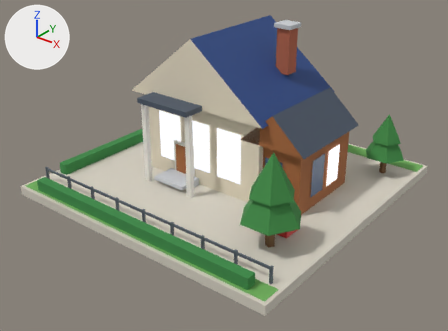
Two versions of the glTF model public/models/01.glb, one commit apart.
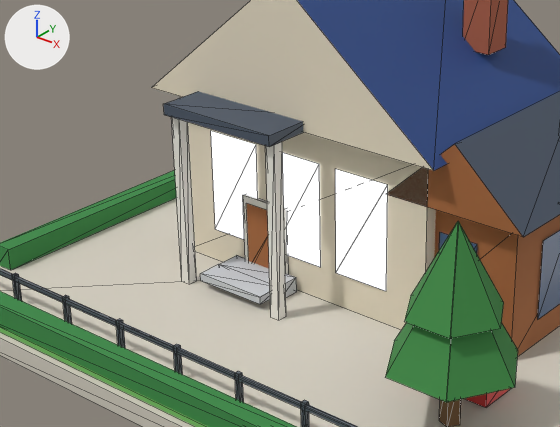
Each version appears first whole from a 50 mm lens placed at (1.133, -1.451, 0.959), pointed at (0.031, -0.075, 0.105), and next in a close-up on the part from 14% to 72% of the width and 15% to 75% of the height. The lights are fixed; the arrows at upper left show +X, +Y and +Z. The last two pictures show the newer version. The close-ups show mesh edges as thin lines. Vertices at exactly the same position are counted once.

In view in the first close-up: 'b01'.
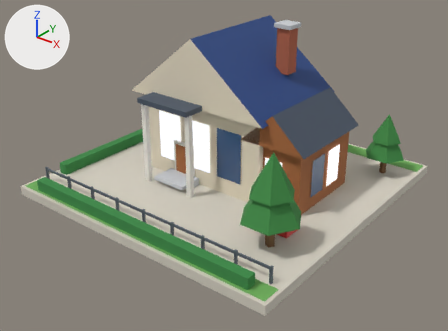
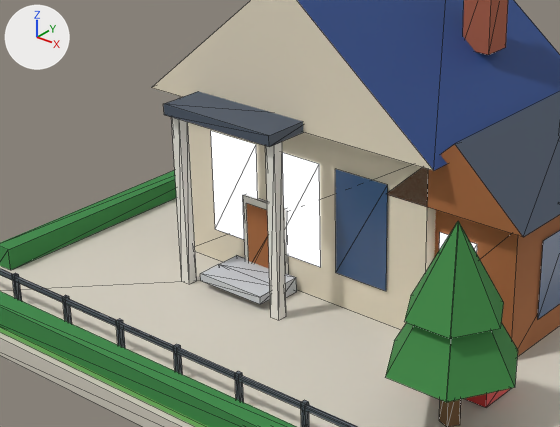
Location of each change, (x1, y1, x2, y2) in pixels of the close-ups (560 x 427 px; the box of a moved part takes in the faces that stretch with it):
'b01', reshaped, recoloured (white to blue)
    both: (0, 0, 560, 427)
part 1 of me_b01, moved or reshaped (not visible afterwards)
    before: (335, 169, 477, 291)
part 2 of me_b01, moved or reshaped (not visible before)
    after: (439, 232, 477, 253)
part 3 of me_b01, moved or reshaped (not visible before)
    after: (335, 169, 388, 291)
part 4 of me_b01, recoloured (blue)
    after: (335, 169, 388, 291)

What changed in the scene script:
```text
Change me_b01:
    where me_b01.from_pydata(...)  # 363 vertices, 403 faces; spans x -0.48..0.48, y -0.48..0.48, z 0.0..0.532
    used by ob_b01; location = (0.0, 0.0, 0.0)
    me_b01 part 1
    me_b01.vertices[110].co: (0.034, -0.113, 0.084) -> (-0.273, 0.17, 0.084)  # pixel (335, 272) -> not seen
    me_b01.vertices[111].co: (0.126, -0.113, 0.084) -> (-0.273, 0.11, 0.084)  # pixel (386, 291) -> not seen
    me_b01.vertices[112].co: (0.126, -0.113, 0.246) -> (-0.273, 0.11, 0.246)  # pixel (387, 184) -> not seen
    me_b01.vertices[113].co: (0.034, -0.113, 0.246) -> (-0.273, 0.17, 0.246)  # pixel (335, 168) -> not seen
    me_b01.vertices[130].co: (0.2, -0.093, 0.07) -> (-0.273, 0.09, 0.084)
    me_b01.vertices[131].co: (0.26, -0.093, 0.07) -> (-0.273, 0.03, 0.084)
    me_b01.vertices[132].co: (0.26, -0.093, 0.19) -> (-0.273, 0.03, 0.246)  # pixel (477, 244) -> not seen
    me_b01.vertices[133].co: (0.2, -0.093, 0.19) -> (-0.273, 0.09, 0.246)  # pixel (439, 232) -> not seen
    me_b01 part 2
    me_b01.vertices[114].co: (-0.273, 0.01, 0.084) -> (0.2, -0.093, 0.07)
    me_b01.vertices[115].co: (-0.273, -0.05, 0.084) -> (0.26, -0.093, 0.07)
    me_b01.vertices[116].co: (-0.273, -0.05, 0.246) -> (0.26, -0.093, 0.19)  # not seen -> pixel (477, 244)
    me_b01.vertices[117].co: (-0.273, 0.01, 0.246) -> (0.2, -0.093, 0.19)  # not seen -> pixel (439, 232)
    me_b01.vertices[118].co: (-0.273, 0.09, 0.084) -> (0.323, 0.061, 0.07)
    me_b01.vertices[119].co: (-0.273, 0.03, 0.084) -> (0.323, 0.129, 0.07)
    me_b01.vertices[120].co: (-0.273, 0.03, 0.246) -> (0.323, 0.129, 0.19)
    me_b01.vertices[121].co: (-0.273, 0.09, 0.246) -> (0.323, 0.061, 0.19)
    me_b01 part 3
    me_b01.vertices[122].co: (0.323, 0.061, 0.07) -> (0.034, -0.113, 0.084)  # not seen -> pixel (335, 272)
    me_b01.vertices[123].co: (0.323, 0.129, 0.07) -> (0.126, -0.113, 0.084)  # not seen -> pixel (386, 291)
    me_b01.vertices[124].co: (0.323, 0.129, 0.19) -> (0.126, -0.113, 0.246)  # not seen -> pixel (387, 184)
    me_b01.vertices[125].co: (0.323, 0.061, 0.19) -> (0.034, -0.113, 0.246)  # not seen -> pixel (335, 168)
    me_b01 part 4: all 2 faces centred in x 0.323, y 0.084..0.106, z 0.11..0.15 switch from mat_glow_window to mat_glass_dark
```
